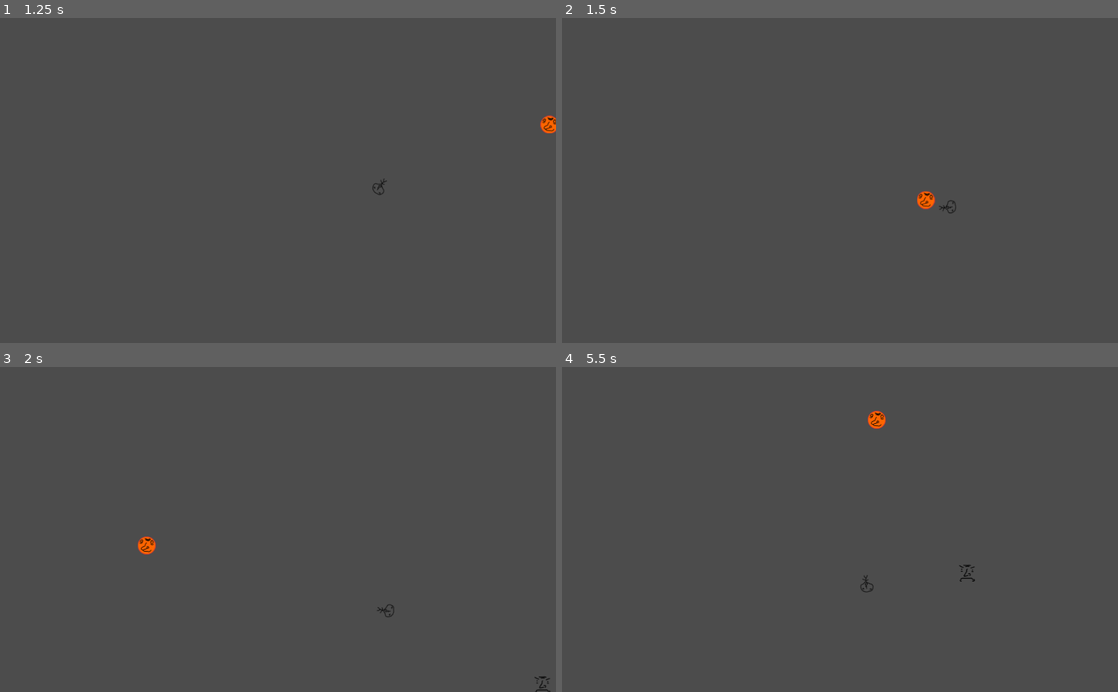
Above: before the commit, frames 1-4 (two rows, left to right).
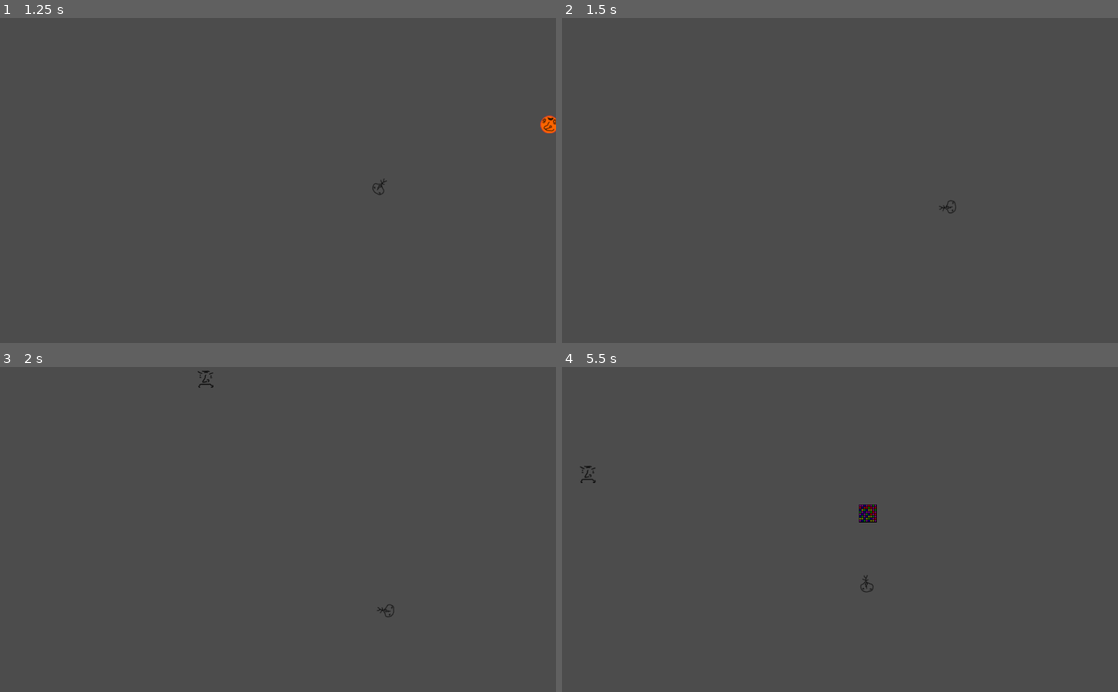
Above: after the commit, the same moments.

Repository: drarbego/Disparos
Game: Godot game, scene res://scenes/World.tscn
The game is run twice, just before and just after one commit, with the same random seed, the same clock (stepped at 60 frames per second) and the same inputs.
Inputs (mouse positions are in pixels of both pictures, inside the frame that each line leads up to):
- Up to frame 1 (1.25 s): tap Enter at 0.5 s; move the mouse to (400, 164) at 0.52 s; hold D (right) from 0.53 s (still down); click (400, 164) at 0.6 s
- Up to frame 2 (1.5 s): move the mouse to (728, 196) at 1.27 s; release D (right) at 1.28 s; hold S (down) from 1.28 s (still down); click (728, 196) at 1.35 s
- Up to frame 3 (2 s): keep holding S (down)
- Up to frame 4 (5.5 s): move the mouse to (895, 458) at 2.02 s; release S (down) at 2.03 s; hold D (right) 2.03-2.78 s; click (895, 458) at 2.1 s; move the mouse to (812, 594) at 2.77 s; hold W (up) 2.78-3.53 s; click (812, 594) at 2.85 s; move the mouse to (1006, 578) at 3.52 s; hold A (left) 3.53-5.03 s; click (1006, 578) at 3.6 s; move the mouse to (673, 480) at 4.27 s; click (673, 480) at 4.35 s; move the mouse to (867, 529) at 5.02 s; hold S (down) from 5.03 s (still down); click (867, 529) at 5.1 s

Frame 1 is identical in both runs. In frame 2, 0.2% of the frame differs, in the area x 63-68%, y 53-59%; in frame 3, 0.2%; in frame 4, 0.4%, in the area x 3-75%, y 13-67%.

Commit message:
player now dies, can only shoot once per second and enemies spawn in random positions

Diff:
--- a/scenes/World.tscn
+++ b/scenes/World.tscn
@@ -3,7 +3,7 @@
 [ext_resource path="res://scenes/player.tscn" type="PackedScene" id=1]
 [ext_resource path="res://scenes/spawner.tscn" type="PackedScene" id=2]
 
-[node name="world" type="Node2D" index="0"]
+[node name="world" type="Node2D"]
 
 _sections_unfolded = [ "Transform" ]
 
--- a/scenes/player.tscn
+++ b/scenes/player.tscn
@@ -34,3 +34,12 @@
 [node name="shape" type="CollisionShape2D" parent="." index="1"]
 
 shape = SubResource( 1 )
+
+[node name="canShoot" type="Timer" parent="." index="2"]
+
+process_mode = 1
+wait_time = 1.0
+one_shot = false
+autostart = false
+
+[connection signal="timeout" from="canShoot" to="." method="_on_canShoot_timeout"]
--- a/scenes/spawner.tscn
+++ b/scenes/spawner.tscn
@@ -2,7 +2,7 @@
 
 [ext_resource path="res://scripts/spawner.gd" type="Script" id=1]
 
-[node name="spawner" type="Node"]
+[node name="spawner" type="Node" index="0"]
 
 script = ExtResource( 1 )
 minWaitTime = 0.0
--- a/scripts/enemy.gd
+++ b/scripts/enemy.gd
@@ -70,14 +70,18 @@
 	get_node('sprite').texture = defaultTexture
 
 func _on_enemy_area_entered(area):
-	if area.is_in_group("player") && isFrozen:
-		var angle = rad2deg(area.position.angle_to_point(position) + PI)
-		if angle >= 315 || angle < 45:
-			# TODO make sure there is no frozen enemy on the tile at the right
-			position.x += CELL_WIDTH
-		if angle >= 45 && angle < 135:
-			position.y += CELL_HEIGHT
-		if angle >= 135 && angle < 225:
-			position.x -= CELL_WIDTH
-		if angle >= 225 && angle < 315:
-			position.y -= CELL_HEIGHT
+	if area.is_in_group("player"):
+		if isFrozen:
+			var angle = rad2deg(area.position.angle_to_point(position) + PI)
+			if angle >= 315 || angle < 45:
+				# TODO make sure there is no frozen enemy on the tile at the right
+				position.x += CELL_WIDTH
+			if angle >= 45 && angle < 135:
+				position.y += CELL_HEIGHT
+			if angle >= 135 && angle < 225:
+				position.x -= CELL_WIDTH
+			if angle >= 225 && angle < 315:
+				position.y -= CELL_HEIGHT
+		else:
+			print('muerto por jugarle al vergas')
+			get_tree().quit()
--- a/scripts/player.gd
+++ b/scripts/player.gd
@@ -2,6 +2,8 @@
 
 export (int) var speed = 200
 var Bullet = preload('res://scenes/bullet.tscn')
+var canShoot = true
+var canShootTimer
 
 func get_velocity(delta):
 	var velocity = Vector2()
@@ -16,11 +18,16 @@
 	return velocity.normalized() * speed * delta
 
 func fire_listener():
-	if Input.is_action_just_released('click'):
+	if Input.is_action_just_released('click') && canShoot:
 		var bullet = Bullet.instance()
 		bullet.position = position
 		var world = get_node('/root/world')
 		world.add_child(bullet)
+
+		canShoot = false
+
+		canShootTimer.wait_time = 1
+		canShootTimer.start()
 
 func look_at_mouse():
 	var mouse_pos = get_global_mouse_position()
@@ -29,8 +36,12 @@
 
 func _ready():
 	set_process(true)
+	canShootTimer = get_node('canShoot')
 
 func _process(delta):
 	look_at_mouse()
 	fire_listener()
 	position += get_velocity(delta)
+
+func _on_canShoot_timeout():
+	canShoot = true
--- a/scripts/spawner.gd
+++ b/scripts/spawner.gd
@@ -14,10 +14,16 @@
 	timer.start()
 
 func _on_timer_timeout():
-	print('spawning')
 	var enemy = Enemy.instance()
-	enemy.position.x = get_viewport().size.x
-	enemy.position.y = get_viewport().size.y
+	var stickTo = randi() % 2;
+	if stickTo == 0:
+		enemy.position.x = 0
+		enemy.position.y = randi() % int(get_viewport().size.y)
+	else:
+		enemy.position.x = randi() % int(get_viewport().size.x)
+		enemy.position.y = 0
+
+
 	self.get_parent().add_child(enemy)
 	timer.wait_time = rand_range(minWaitTime, maxWaitTime)
 	timer.start()
